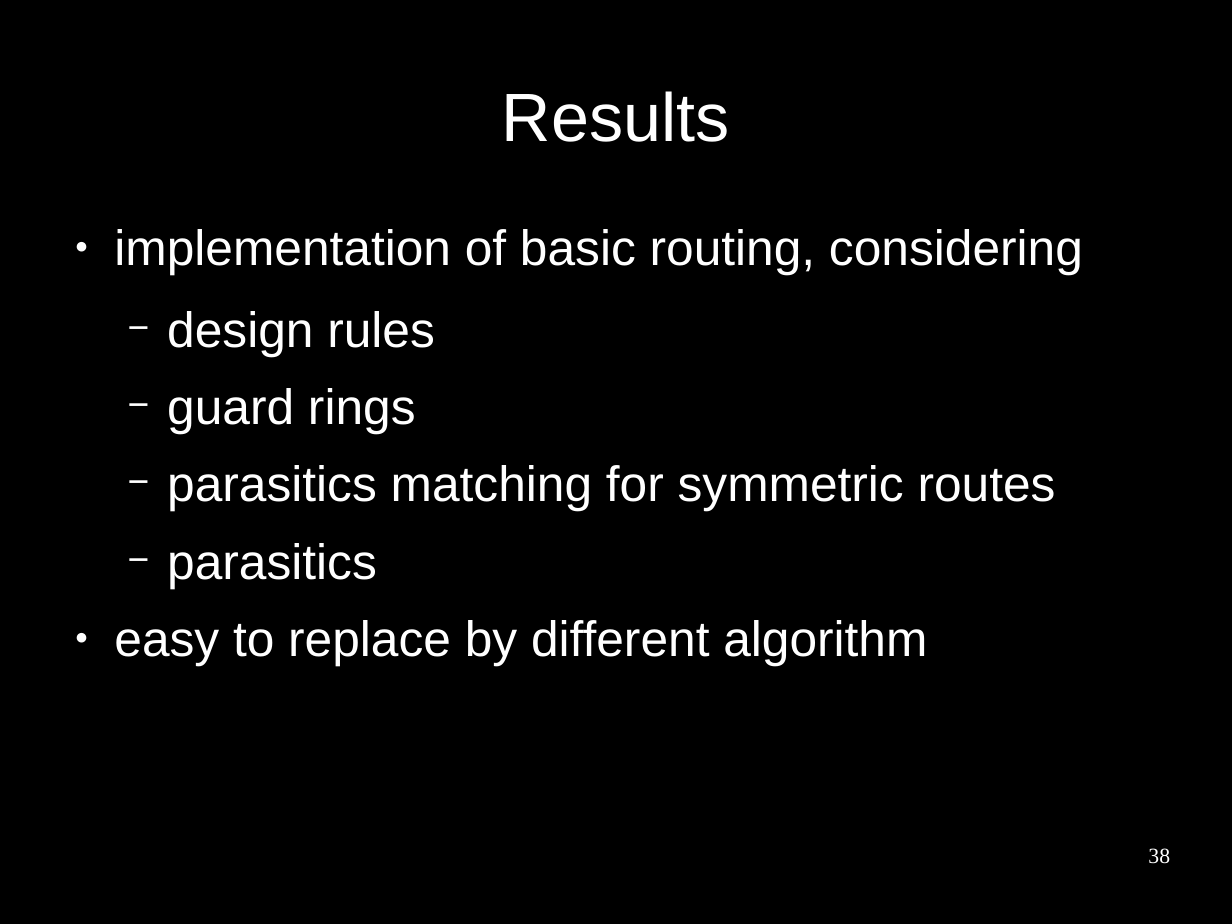
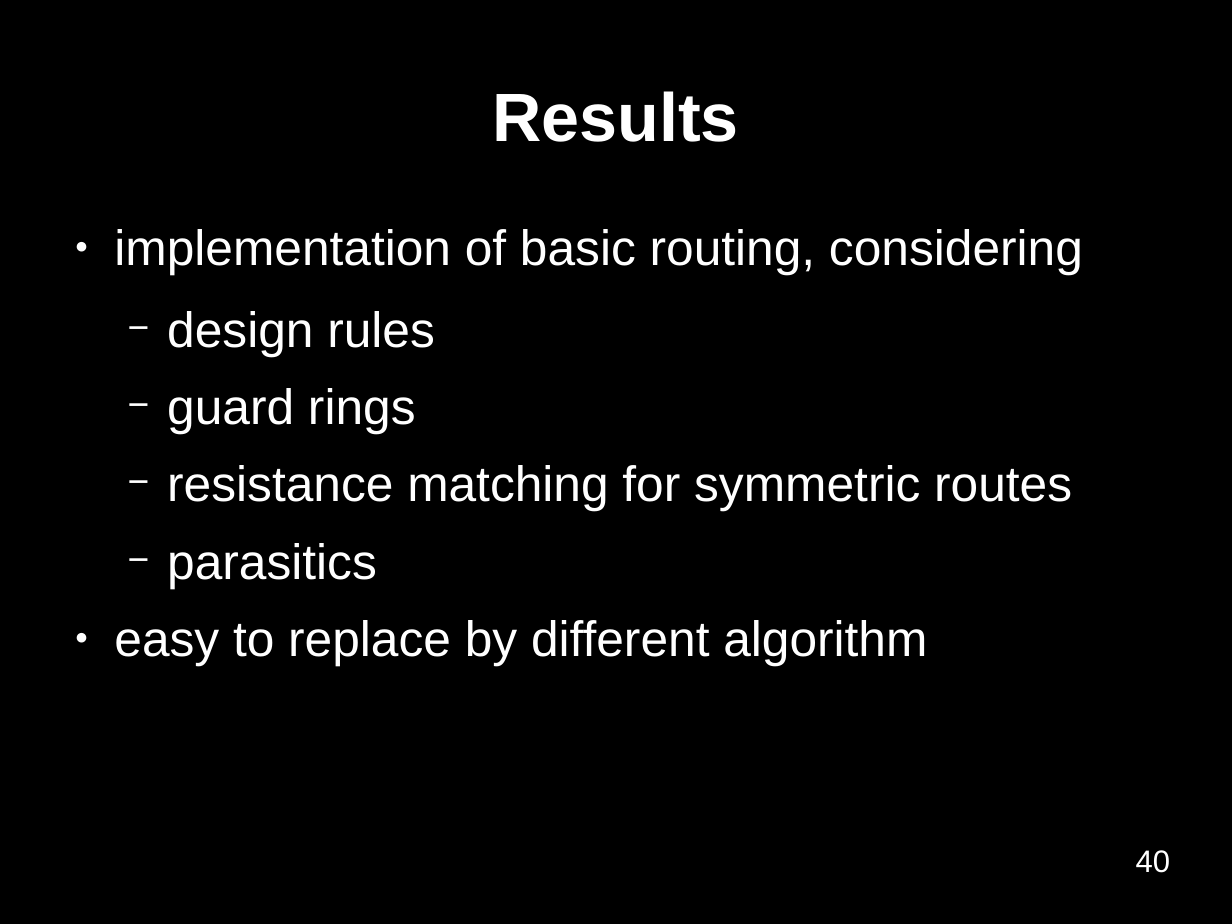
Before and after one commit to benediktibk/bachelorthesis, a slide deck: slide 40 of presentation.odp (slide 38 before the commit). Drawn at 1232x924 pixels with LibreOffice and Linux fonts; fonts in the diff are those of the drawing; background and template pictures are left out. Boxes give left, top, right and bottom in pixels: in the first picture for what was removed or moved away, otherwise in the second. Text is boxed around its words. In the diff, an @@ line names an element or a change of style, - is before the commit and + after.

```diff
--- a/presentation.odp
+++ b/presentation.odp
@@ title "Results" at (492,91,739,142): bold on @@
@@ text at (167,465,1072,511): text changed @@
-  − parasitics matching for symmetric routes
+  − resistance matching for symmetric routes
@@ page number at (1136,850,1171,873): text changed; size 14 to 20 pt; font Times New Roman to Arial @@
-38
+40
```
Also in this commit, not shown: 40 other slides changed, 2 slides added, 1 other file.
